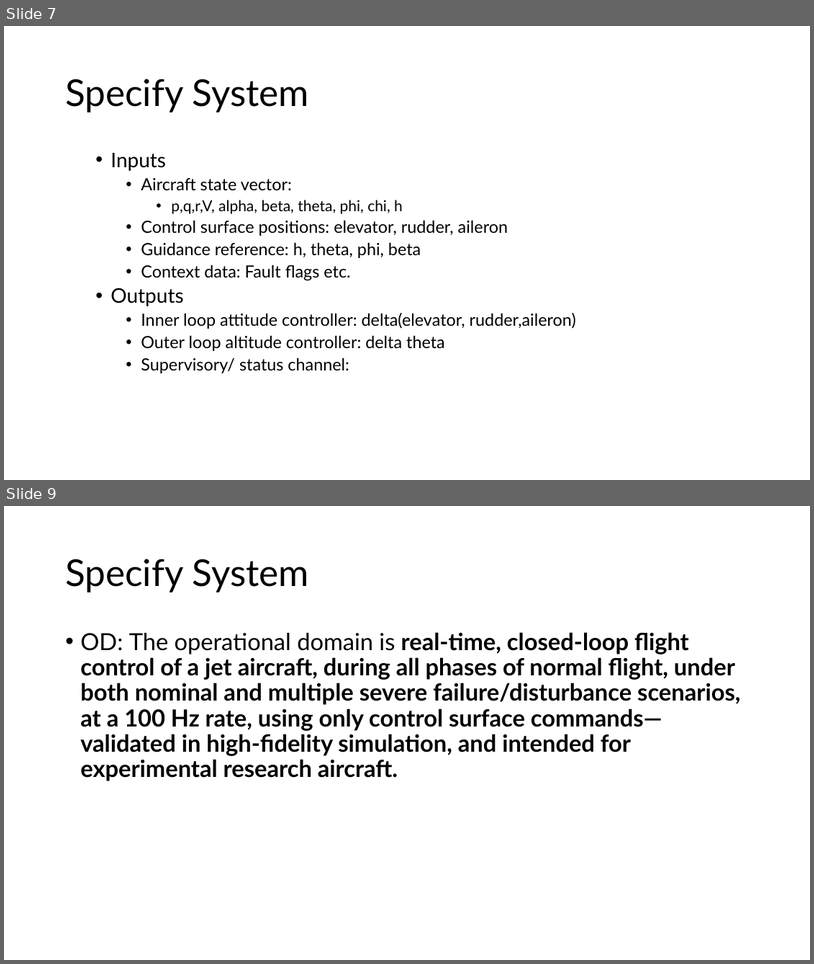
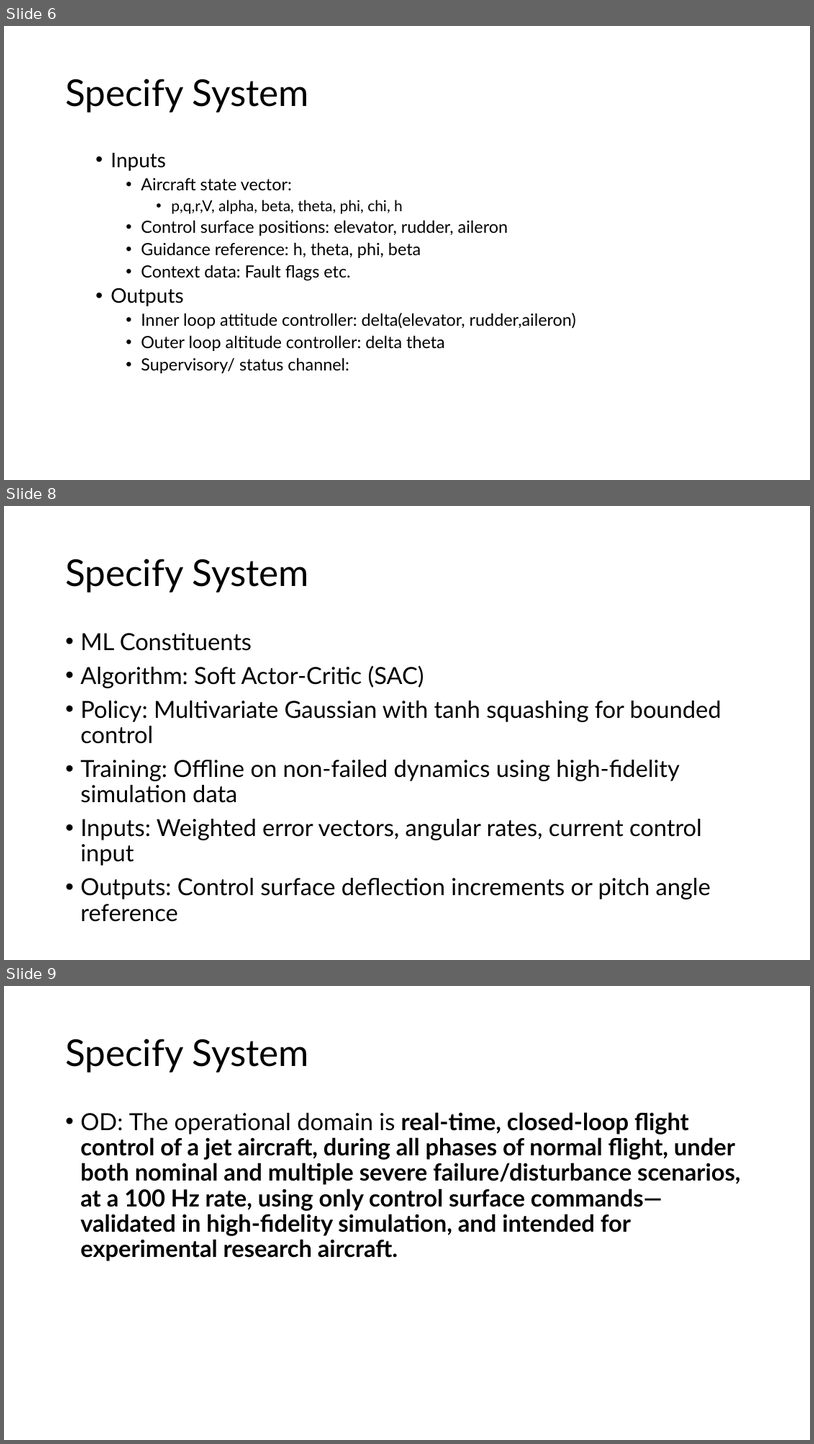
Before and after one commit to Niels149/AIASFault, a slide deck: AIASPres.pptx. Shown one above the other, each under a label of ours: slides 7 and 9 before the commit, slides 6, 8 and 9 after it; the slides between them are not shown. The pictures are 814x964 and 814x1444 pixels, drawn with LibreOffice and Linux fonts; fonts in the diff are those of the drawing. Boxes give left, top, right and bottom in pixels: in the first picture for what was removed or moved away, otherwise in the second. Text is boxed around its words. In the diff, an @@ line names an element or a change of style, - is before the commit and + after.

```diff
--- a/AIASPres.pptx
+++ b/AIASPres.pptx
@@ slide 8 added at [4, 506, 810, 960], background #FFFFFF @@
@@ title added at [65, 559, 309, 592], 44 pt, text #000000 @@
+Specify System
@@ text added at [80, 633, 722, 921], 28 pt, text #000000 @@
+• ML Constituents
+• Algorithm: Soft Actor-Critic (SAC)
+• Policy: Multivariate Gaussian with tanh squashing for bounded control
+• Training: Offline on non-failed dynamics using high-fidelity simulation data
+• Inputs: Weighted error vectors, angular rates, current control input
+• Outputs: Control surface deflection increments or pitch angle reference
@@ what was slide 7 is now slide 6 @@
```
Also in this commit, not shown: 2 slides changed, 3 slides removed.
